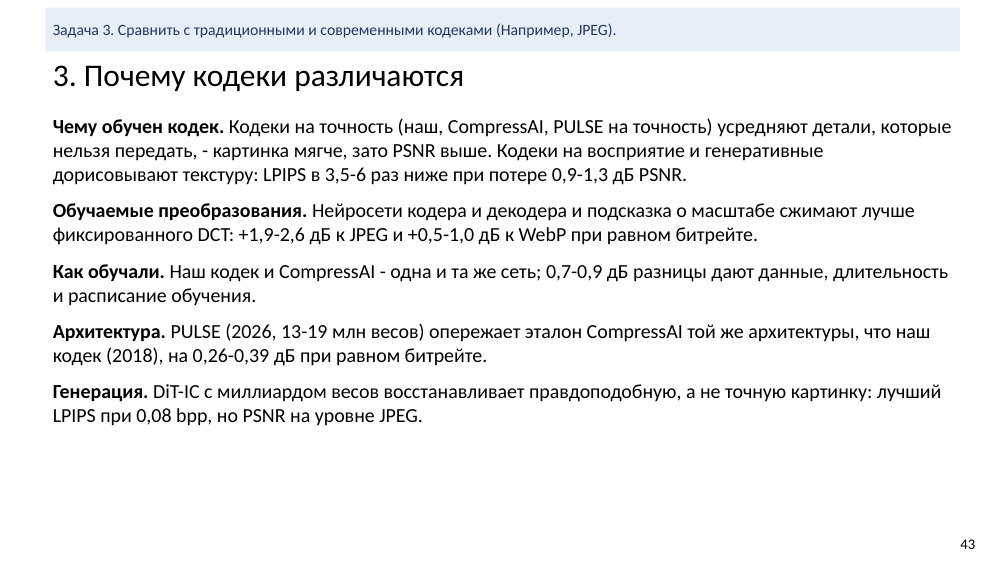
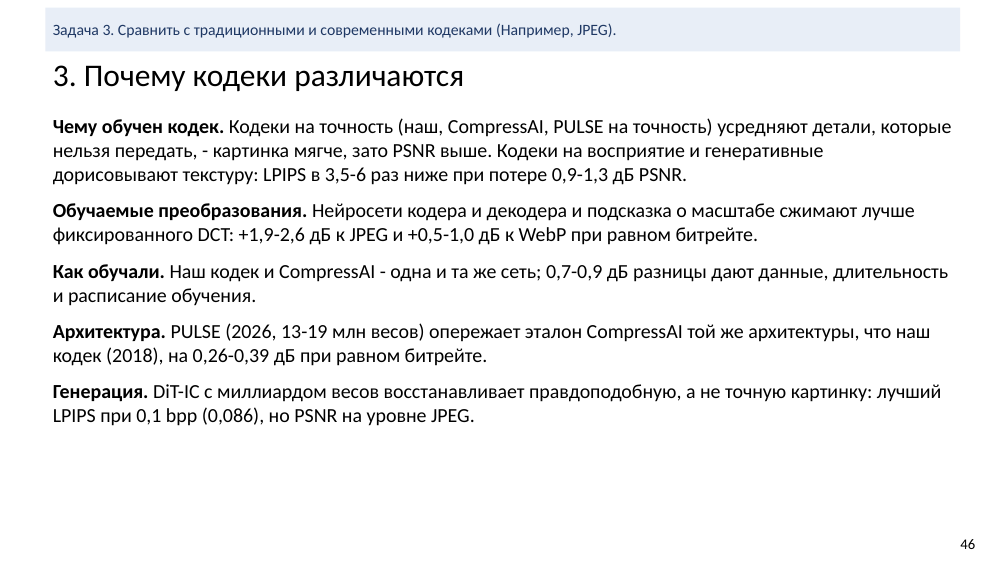
Before and after one commit to KDMCrypto/Deep-Image-Compression, a slide deck: slide 46 of documentation/cv-project-compression.pptx (slide 43 before the commit). Drawn at 1008x567 pixels with LibreOffice and Linux fonts; fonts in the diff are those of the drawing. Boxes give left, top, right and bottom in pixels: in the first picture for what was removed or moved away, otherwise in the second. Text is boxed around its words. In the diff, an @@ line names an element or a change of style, - is before the commit and + after.

Commit message:
Add the DiT-IC 0.1 bpp comparison and pick fair JPEG/WebP settings
DiT-IC becomes a four-level curve in the notebook and the slides, gets a
row in the equal-quality table and three new slides against JPEG and WebP
at about 0.1 bpp. The visual slides now give JPEG and WebP their best-PSNR
setting with a file from -15% to +5% of the reference instead of the
nearest file size. The code-list slide is removed (47 slides).

```diff
--- a/documentation/cv-project-compression.pptx
+++ b/documentation/cv-project-compression.pptx
@@ text at bbox=[53, 384, 942, 426]: text changed @@
-Генерация. DiT-IC с миллиардом весов восстанавливает правдоподобную, а не точную картинку: лучший LPIPS при 0,08 bpp, но PSNR на уровне JPEG.
+Генерация. DiT-IC с миллиардом весов восстанавливает правдоподобную, а не точную картинку: лучший LPIPS при 0,1 bpp (0,086), но PSNR на уровне JPEG.
@@ text at bbox=[960, 539, 975, 549]: text changed @@
-43
+46
```
Also in this commit, not shown: 11 other slides changed, 3 slides added, 1 slide removed, 18 other files.
